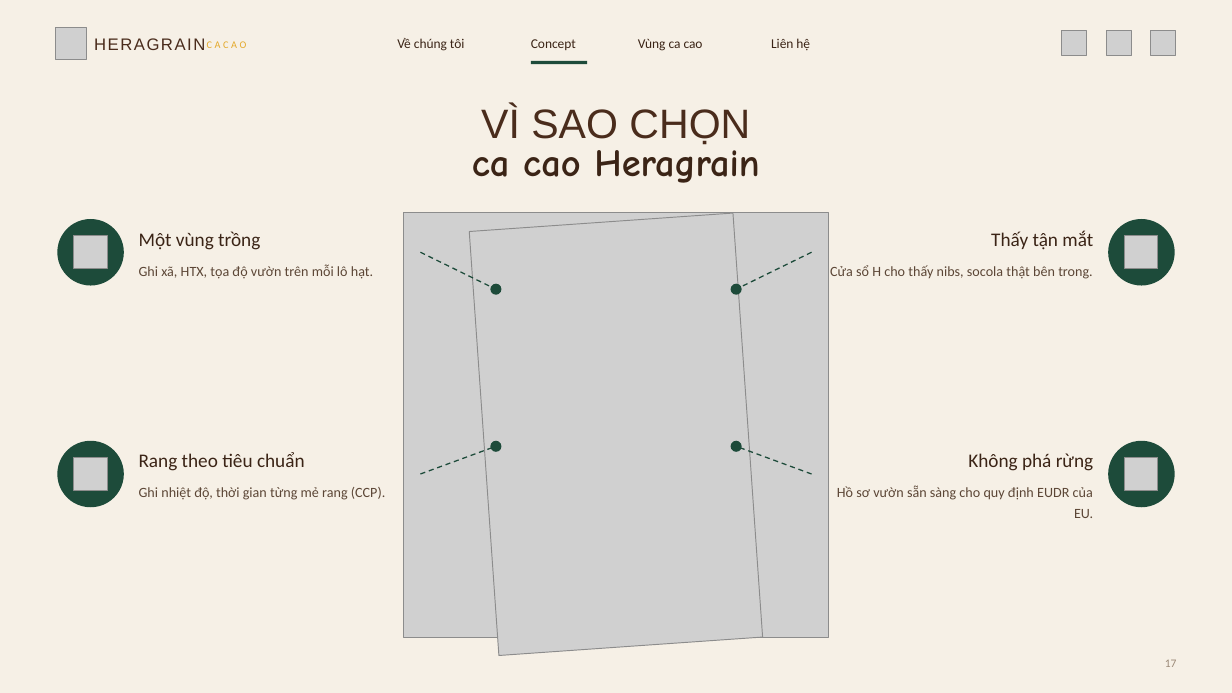
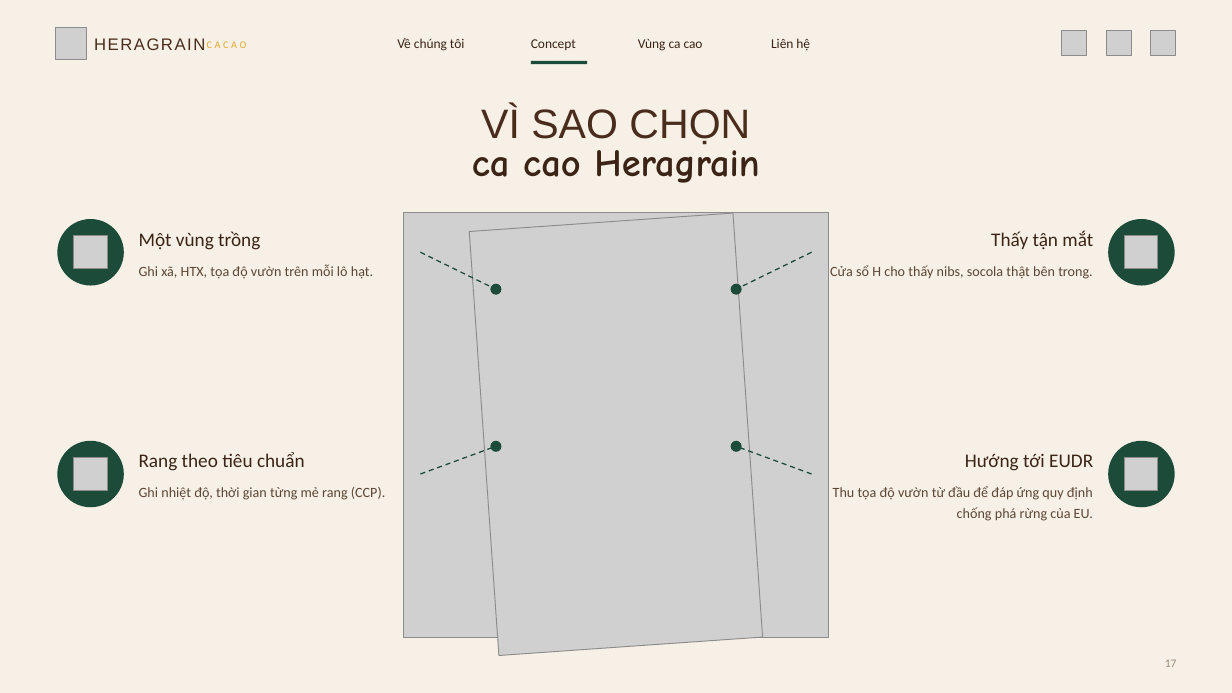
Before and after one commit to dakojsc-maker/ATL--DAKO, a slide deck: slide 17 of heragrain-cacao/1-concept-san-pham/Heragrain-Cacao_5-concept-san-pham.pptx. Drawn at 1232x693 pixels with LibreOffice and Linux fonts; fonts in the diff are those of the drawing; grey boxes stand for pictures; background and template pictures are left out. Boxes give left, top, right and bottom in pixels: in the first picture for what was removed or moved away, otherwise in the second. Text is boxed around its words. In the diff, an @@ line names an element or a change of style, - is before the commit and + after.

```diff
--- a/heragrain-cacao/1-concept-san-pham/Heragrain-Cacao_5-concept-san-pham.pptx
+++ b/heragrain-cacao/1-concept-san-pham/Heragrain-Cacao_5-concept-san-pham.pptx
@@ text at bbox=[965, 454, 1093, 471]: text changed @@
-Không phá rừng
+Hướng tới EUDR
@@ text at bbox=[833, 486, 1093, 521]: text changed @@
-Hồ sơ vườn sẵn sàng cho quy định EUDR của EU.
+Thu tọa độ vườn từ đầu để đáp ứng quy định chống phá rừng của EU.
```
Also in this commit, not shown: 4 other slides changed, 1 slide added, 12 other files.
